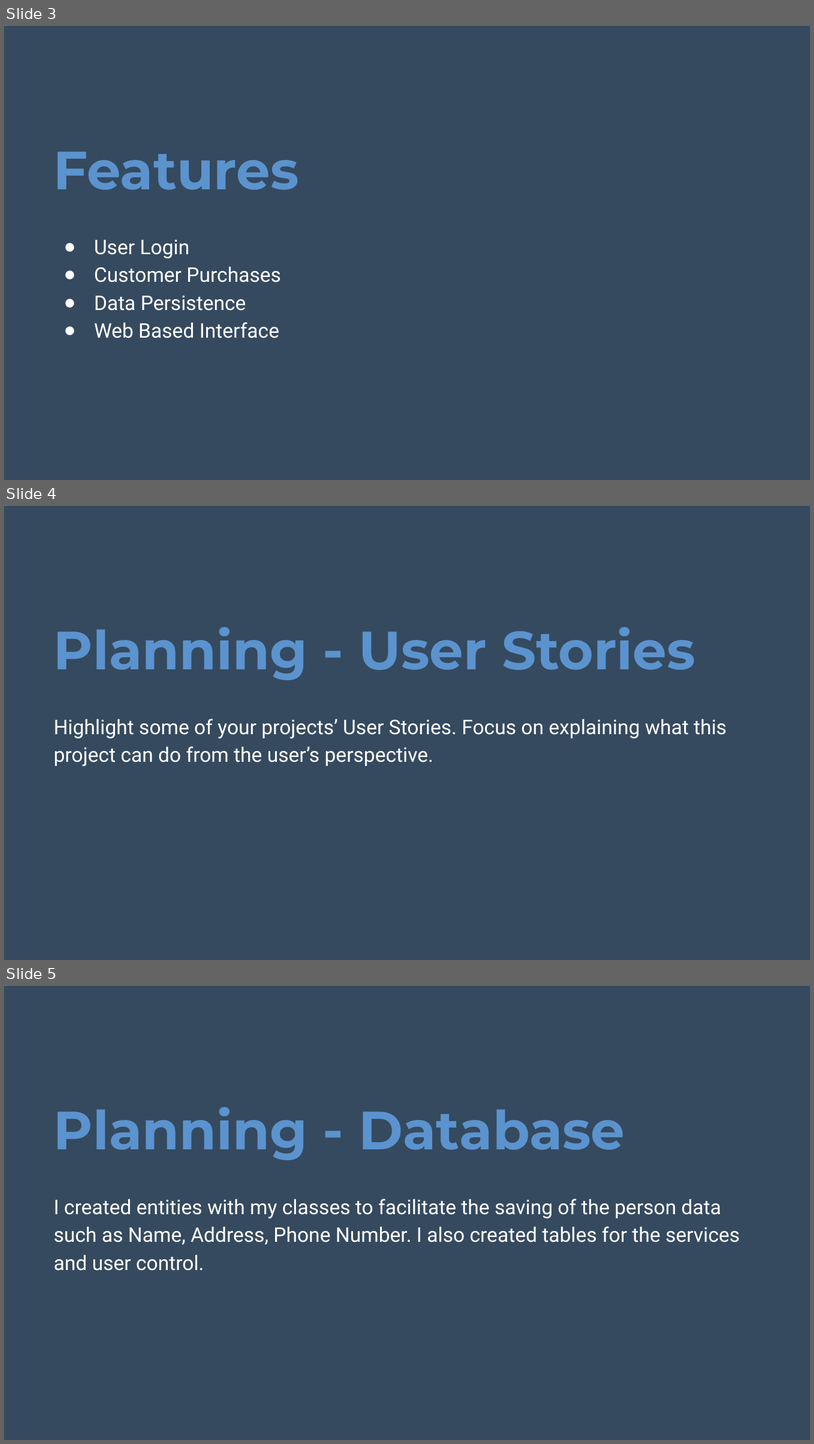
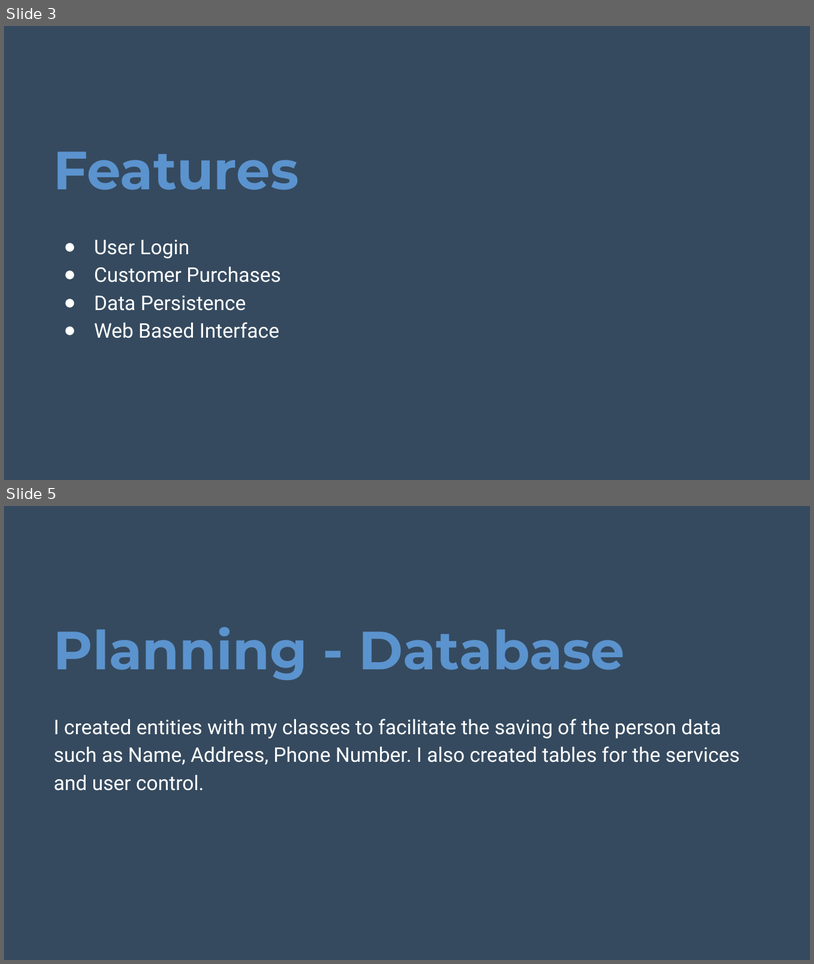
Before and after one commit to tnovak123/liftoff-assignments, a slide deck: P6-Project_Presentation/SNS-WebApplication.pptx. Shown one above the other, each under a label of ours: slides 3, 4 and 5 before the commit, slides 3 and 5 after it; the slides between them are not shown. The pictures are 814x1444 and 814x964 pixels, drawn with LibreOffice and Linux fonts; fonts in the diff are those of the drawing; background and template pictures are left out. Boxes give left, top, right and bottom in pixels: in the first picture for what was removed or moved away, otherwise in the second. Text is boxed around its words. In the diff, an @@ line names an element or a change of style, - is before the commit and + after.

```diff
--- a/P6-Project_Presentation/SNS-WebApplication.pptx
+++ b/P6-Project_Presentation/SNS-WebApplication.pptx
@@ slide 4 removed at <box>4,506,810,960</box>, background #354A5F @@
@@ title removed at <box>54,627,696,680</box> @@
-Planning - User Stories
@@ text removed at <box>54,718,727,766</box> @@
-Highlight some of your projects’ User Stories. Focus on explaining what this project can do from the user’s perspective.
```
Also in this commit, not shown: 1 slide changed, 2 slides added, 1 other slide removed.
